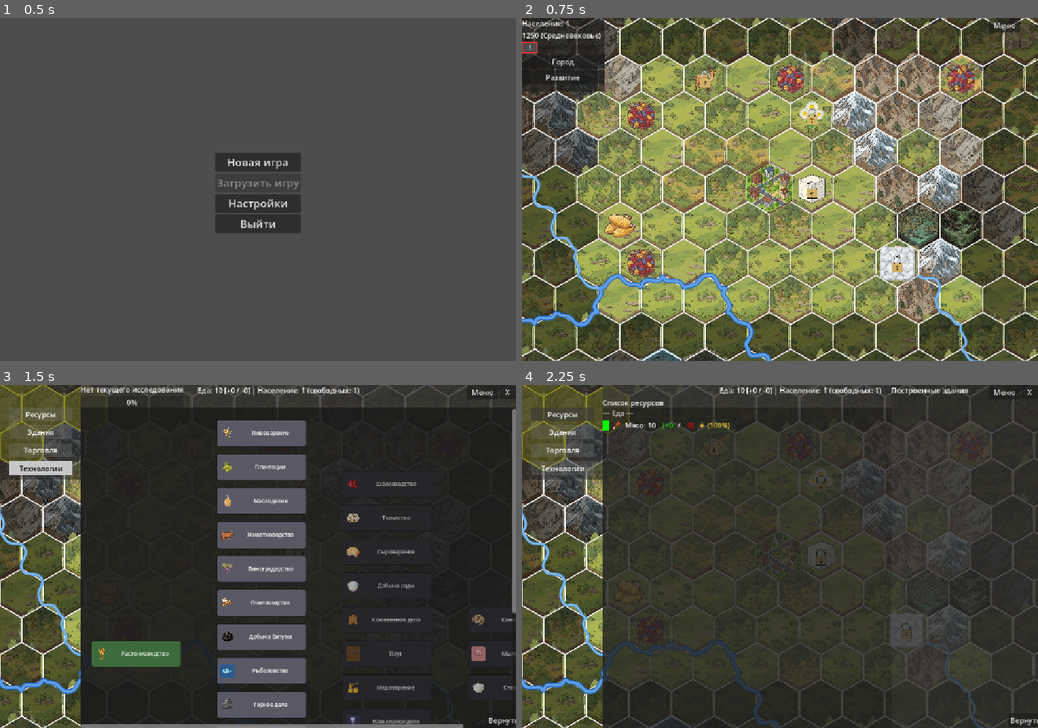
Above: before the commit, frames 1-4 (two rows, left to right).
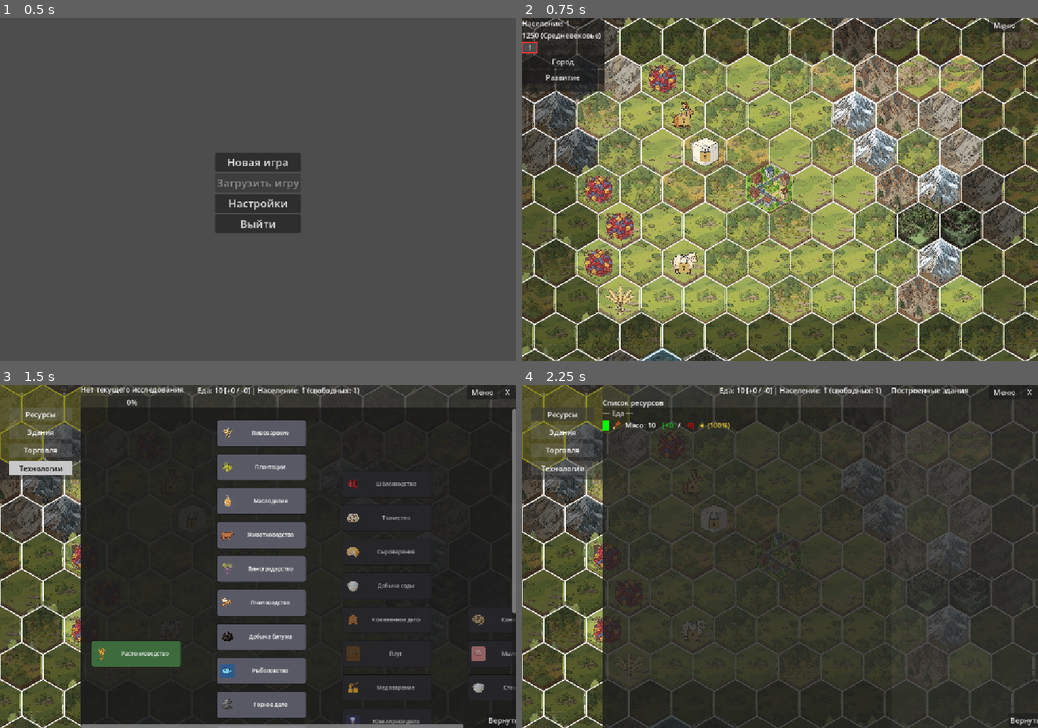
Above: after the commit, the same moments.

Repository: Night-Pryanik/The-City
Game: Godot game, scene res://scenes/main_menu.tscn
Two runs of this game, one before a commit and one after it. Both use one fixed random seed, a clock stepped at 60 frames per second and the inputs below.
Inputs (mouse positions are in pixels of both pictures, inside the frame that each line leads up to):
- Up to frame 1 (0.5 s): no input
- Up to frame 2 (0.75 s): click "Новая игра" at 0.5 s
- Up to frame 3 (1.5 s): click (10, 415) at 1.25 s
- Up to frame 4 (2.25 s): click "Ресурсы" at 2 s

Frame 1 is identical in both runs. In frame 2, 8.4% of the frame differs, in the area x 0-90%, y 9-100%; in frame 3, 0.9%; in frame 4, 3.0%.

Commit message:
Марши образуются только на полоске морского пляжа

Diff:
--- a/scripts/map_generator.gd
+++ b/scripts/map_generator.gd
@@ -361,9 +361,38 @@
 
 # Превращает сушу, соседнюю с морем, в пляж (beach).
 func _apply_beach(tile_data: Array, sea_mask: Array, rows: int, cols: int) -> void:
+    # Пляж формируется только на суше, связанной с краем карты. Замкнутые
+    # морем участки сохраняют рельеф Вороного и не превращаются в марши.
+    var edge_connected_land := []
+    for r in range(rows):
+        var row_arr = []
+        row_arr.resize(cols)
+        row_arr.fill(false)
+        edge_connected_land.append(row_arr)
+
+    var queue: Array = []
     for r in range(rows):
         for c in range(cols):
-            if sea_mask[r][c]:
+            if r != 0 and r != rows - 1 and c != 0 and c != cols - 1:
+                continue
+            if sea_mask[r][c] or edge_connected_land[r][c]:
+                continue
+            edge_connected_land[r][c] = true
+            queue.append({"row": r, "col": c})
+
+    var queue_index := 0
+    while queue_index < queue.size():
+        var current = queue[queue_index]
+        queue_index += 1
+        for n in HexUtils.get_neighbors_odd_r(current.row, current.col, rows, cols):
+            if sea_mask[n.row][n.col] or edge_connected_land[n.row][n.col]:
+                continue
+            edge_connected_land[n.row][n.col] = true
+            queue.append(n)
+
+    for r in range(rows):
+        for c in range(cols):
+            if sea_mask[r][c] or not edge_connected_land[r][c]:
                 continue
             # Гекс суши: проверяем, есть ли сосед-море.
             var has_sea_neighbor := false
@@ -376,22 +405,40 @@
                 tile_data[r][c]["_is_beach"] = true
 
 func _apply_marshes(tile_data: Array, rows: int, cols: int) -> void:
-    var water_hexes: Array = []
+    var lake_hexes: Array = []
+    var sea_hexes: Array = []
     for r in range(rows):
         for c in range(cols):
             var terrain_id = tile_data[r][c].get("terrain", "plain")
-            if terrain_id == "lake" or terrain_id == "sea":
-                water_hexes.append({"row": r, "col": c})
-
-    for water in water_hexes:
+            if terrain_id == "lake":
+                lake_hexes.append({"row": r, "col": c})
+            elif terrain_id == "sea":
+                sea_hexes.append({"row": r, "col": c})
+
+    # У озёр: марши образуются на окружающей равнине (кольцо вокруг озера).
+    for water in lake_hexes:
         var neighbors = HexUtils.get_neighbors_odd_r(water.row, water.col, rows, cols)
         for n in neighbors:
-            var tile = tile_data[n.row][n.col]
-            if tile.get("terrain", "plain") != "plain":
+            var t = tile_data[n.row][n.col]
+            if t.get("terrain", "plain") != "plain":
                 continue
             if randf() < MARSH_CHANCE:
-                tile["terrain"] = "marsh"
-                tile["_is_marsh"] = true
+                t["terrain"] = "marsh"
+                t["_is_marsh"] = true
+
+    # У морей: марши образуются ТОЛЬКО на побережье (пляже beach), а не на
+    # внутренней суше островков. Пляж — прибрежная заболоченная зона.
+    # Вызывается ПОСЛЕ применения маски моря/пляжа.
+    for water in sea_hexes:
+        var neighbors = HexUtils.get_neighbors_odd_r(water.row, water.col, rows, cols)
+        for n in neighbors:
+            var t = tile_data[n.row][n.col]
+            if t.get("terrain", "plain") != "beach":
+                continue
+            if randf() < MARSH_CHANCE:
+                t["terrain"] = "marsh"
+                t["_is_marsh"] = true
+                t["_is_beach"] = false
 
 func generate_map(rows: int, cols: int, city_row: int, city_col: int, raw_res: Dictionary, terrain_counts: Dictionary) -> Array:
     var t0 = Time.get_ticks_msec()
Not shown, changed: docs.md
